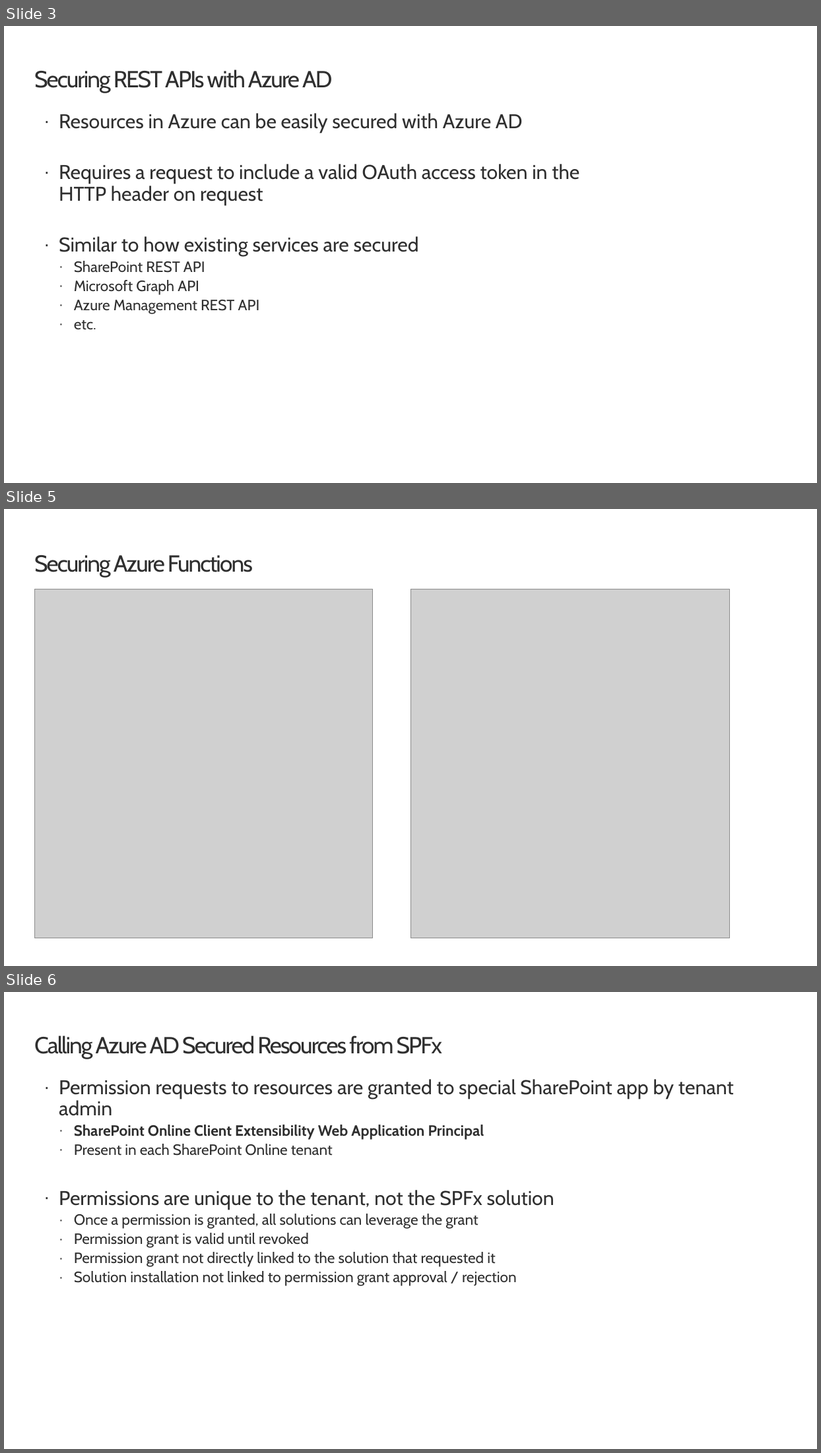
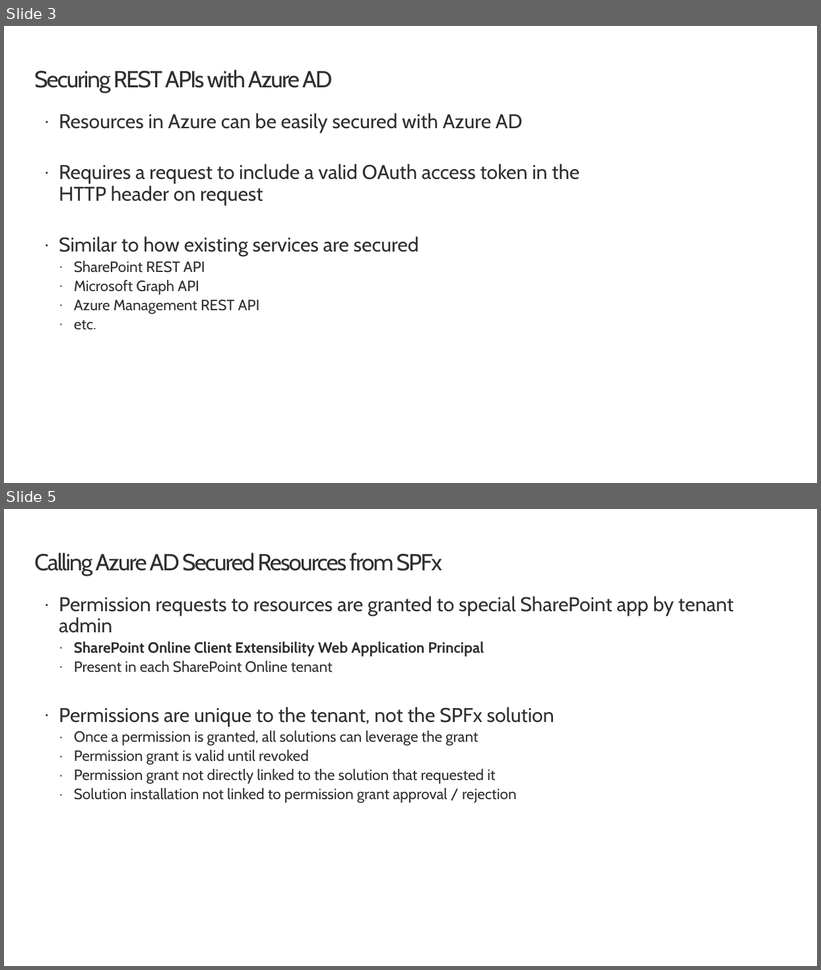
Before and after one commit to SharePoint/sp-dev-training-spfx-graph-3rdpartyapis, a slide deck: 02 aadhttpclient.pptx. Shown one above the other, each under a label of ours: slides 3, 5 and 6 before the commit, slides 3 and 5 after it; the slides between them are not shown. The pictures are 821x1453 and 821x970 pixels, drawn with LibreOffice and Linux fonts; fonts in the diff are those of the drawing; grey boxes stand for pictures; background and template pictures are left out. Boxes give left, top, right and bottom in pixels: in the first picture for what was removed or moved away, otherwise in the second. Text is boxed around its words. In the diff, an @@ line names an element or a change of style, - is before the commit and + after.

```diff
--- a/02 aadhttpclient.pptx
+++ b/02 aadhttpclient.pptx
@@ slide 5 removed at (4,509,817,966), background #FFFFFF @@
@@ title removed at (34,555,253,578) @@
-Securing Azure Functions
@@ picture removed at (34,589,373,938) @@
@@ picture removed at (411,589,730,938) @@
@@ what was slide 6 is now slide 5 @@
```
Also in this commit, not shown: 2 slides changed, 1 slide added, 43 other files.
